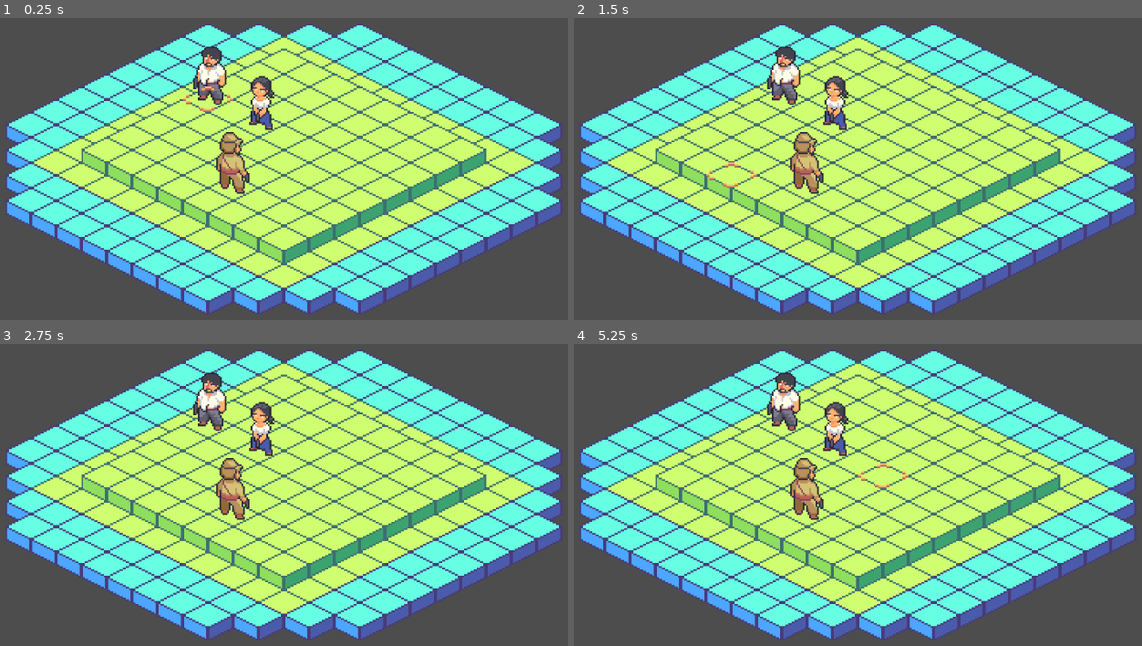
Above: before the commit, frames 1-4 (two rows, left to right).
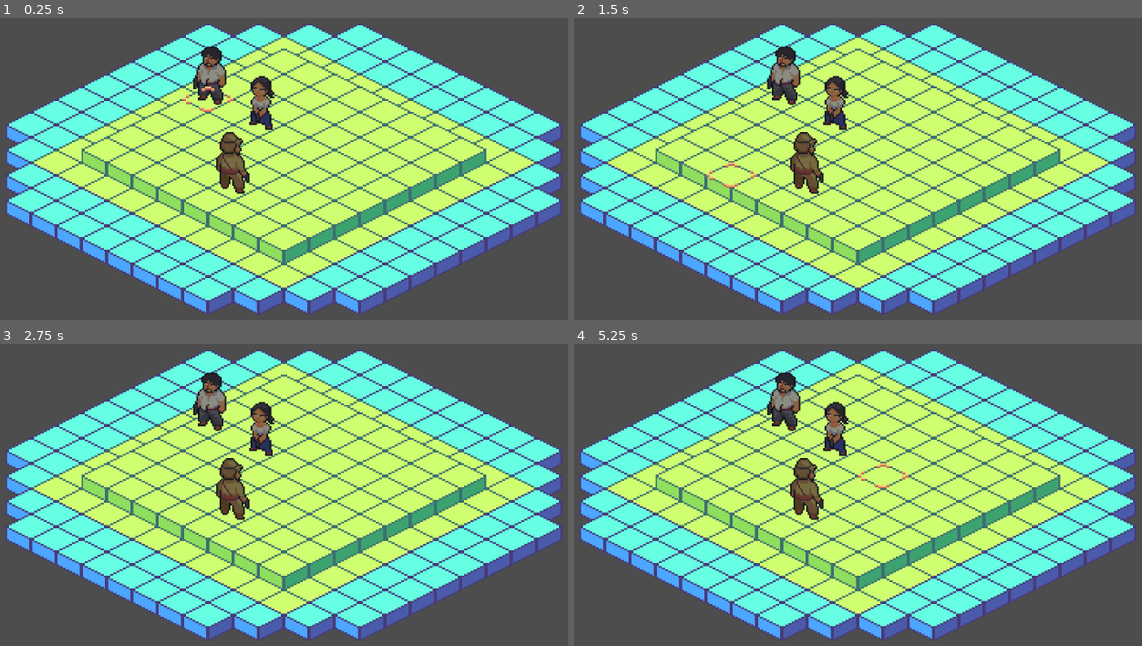
Above: after the commit, the same moments.

Repository: edenbayu/PerangSurabaya
Game: Godot game, scene res://Scene/level_1.tscn
Same seed, same stepped clock (60 frames per second), same inputs: the game is played once before the commit and once after it. The engine's default icon, where the game draws it, is replaced by a stand-in: a white triangle on a blue panel in a dark square.
Inputs (mouse positions are in pixels of both pictures, inside the frame that each line leads up to):
- Up to frame 1 (0.25 s): no input
- Up to frame 2 (1.5 s): tap Enter (ui_accept) at 0.5, 0.77, 1.25 s; move the mouse to (1028, 129) at 0.52 s; press the mouse at (1028, 129) at 0.53 s; move the mouse to (721, 172) at 1.27 s; release the mouse at (721, 172) at 1.28 s; click (721, 172) at 1.35 s
- Up to frame 3 (2.75 s): tap Enter (ui_accept) at 1.52, 2 s; move the mouse to (363, 386) at 2.02 s; press the mouse at (363, 386) at 2.03 s
- Up to frame 4 (5.25 s): tap Enter (ui_accept) at 2.75, 3.02, 3.5, 3.77, 4.25, 4.52 s; move the mouse to (829, 558) at 2.77 s; release the mouse at (829, 558) at 2.78 s; click (829, 558) at 2.85 s; move the mouse to (1085, 540) at 3.52 s; press the mouse at (1085, 540) at 3.53 s; move the mouse to (647, 416) at 4.27 s; release the mouse at (647, 416) at 4.28 s; click (647, 416) at 4.35 s; move the mouse to (903, 476) at 5.02 s; press the mouse at (903, 476) at 5.03 s

The runs differ from the first frame. In frame 1, 1.7% of the frame differs, in the area x 34-48%, y 9-58%; in frame 2, 1.8%; in frame 3, 1.8%; in frame 4, 1.8%.

Commit message:
added modulation for selected unit

Diff:
--- a/TurnBased_AIBehavior/Scene/Player.tscn
+++ b/TurnBased_AIBehavior/Scene/Player.tscn
@@ -9,7 +9,6 @@
 [node name="CharacterBody2D" type="CharacterBody2D"]
 script = ExtResource("1_2t8lw")
 skin = ExtResource("2_4sbd7")
-move_speed = null
 
 [node name="Sprite2D" type="Sprite2D" parent="."]
 position = Vector2(7, -155)
--- a/TurnBased_AIBehavior/Scene/level_1.tscn
+++ b/TurnBased_AIBehavior/Scene/level_1.tscn
@@ -73,28 +73,23 @@
 
 [node name="Soerjo" parent="GameBoard/Player" instance=ExtResource("1_lscfy")]
 move_range = 2
-move_speed = null
 
 [node name="Ling" parent="GameBoard/Player" instance=ExtResource("1_lscfy")]
 position = Vector2(323, 147)
 skin = ExtResource("8_vuxbj")
 move_range = 3
-move_speed = null
 
 [node name="Enemy" type="Node2D" parent="GameBoard"]
 
 [node name="Enemy1" parent="GameBoard/Enemy" instance=ExtResource("1_lscfy")]
 position = Vector2(146, 551)
 skin = ExtResource("8_2j01w")
-move_speed = null
 
 [node name="CharacterBody2D" parent="GameBoard/Enemy" instance=ExtResource("1_lscfy")]
 visible = false
-move_speed = null
 
 [node name="CharacterBody2D2" parent="GameBoard/Enemy" instance=ExtResource("1_lscfy")]
 visible = false
-move_speed = null
 
 [node name="Cursor" parent="GameBoard" instance=ExtResource("11_saeha")]
 
--- a/TurnBased_AIBehavior/Scripts/Player.gd
+++ b/TurnBased_AIBehavior/Scripts/Player.gd
@@ -40,13 +40,13 @@
 	if paths.is_empty():
 		_is_walking = false
 		return
-	else:
-		paths.pop_front()
-		_is_walking = true
-	var target_pos = paths.front()
-	global_position = global_position.move_toward(target_pos, move_speed)
-	if global_position == target_pos:
-		paths.pop_front()
+	#else:
+		#paths.pop_front()
+		#_is_walking = true
+	#var target_pos = paths.front()
+	#global_position = global_position.move_toward(target_pos, move_speed)
+	#if global_position == target_pos:
+		#paths.pop_front()
 	#_is_walking = true
 	#print(paths)
 	#while _is_walking:
@@ -57,3 +57,7 @@
 
 func _process(delta: float):
 	pass
+	if not is_selected:
+		_sprite.modulate = Color(0.55, 0.55, 0.55)
+	else:
+		_sprite.modulate = Color(1, 1, 1)
